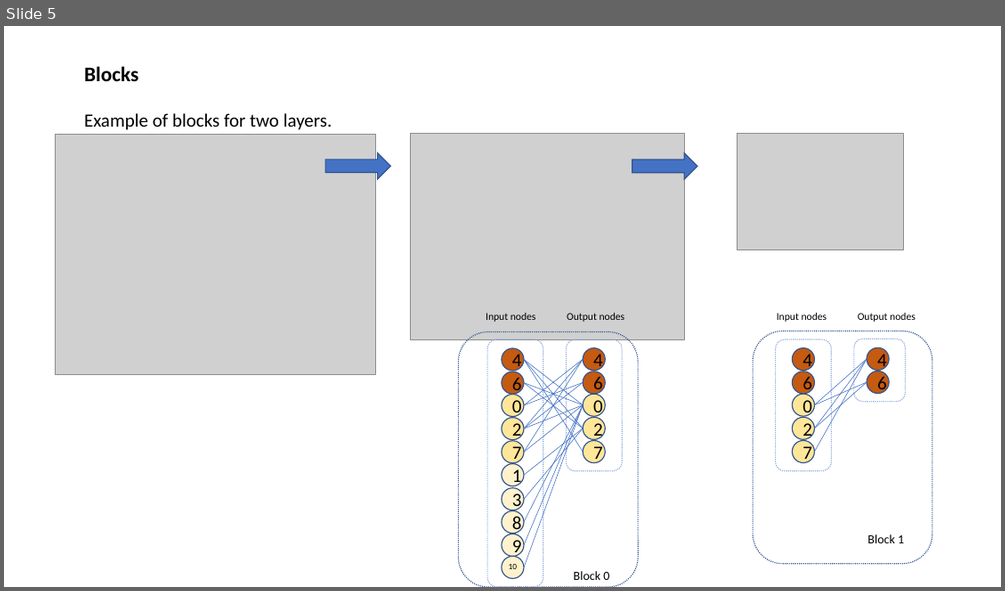
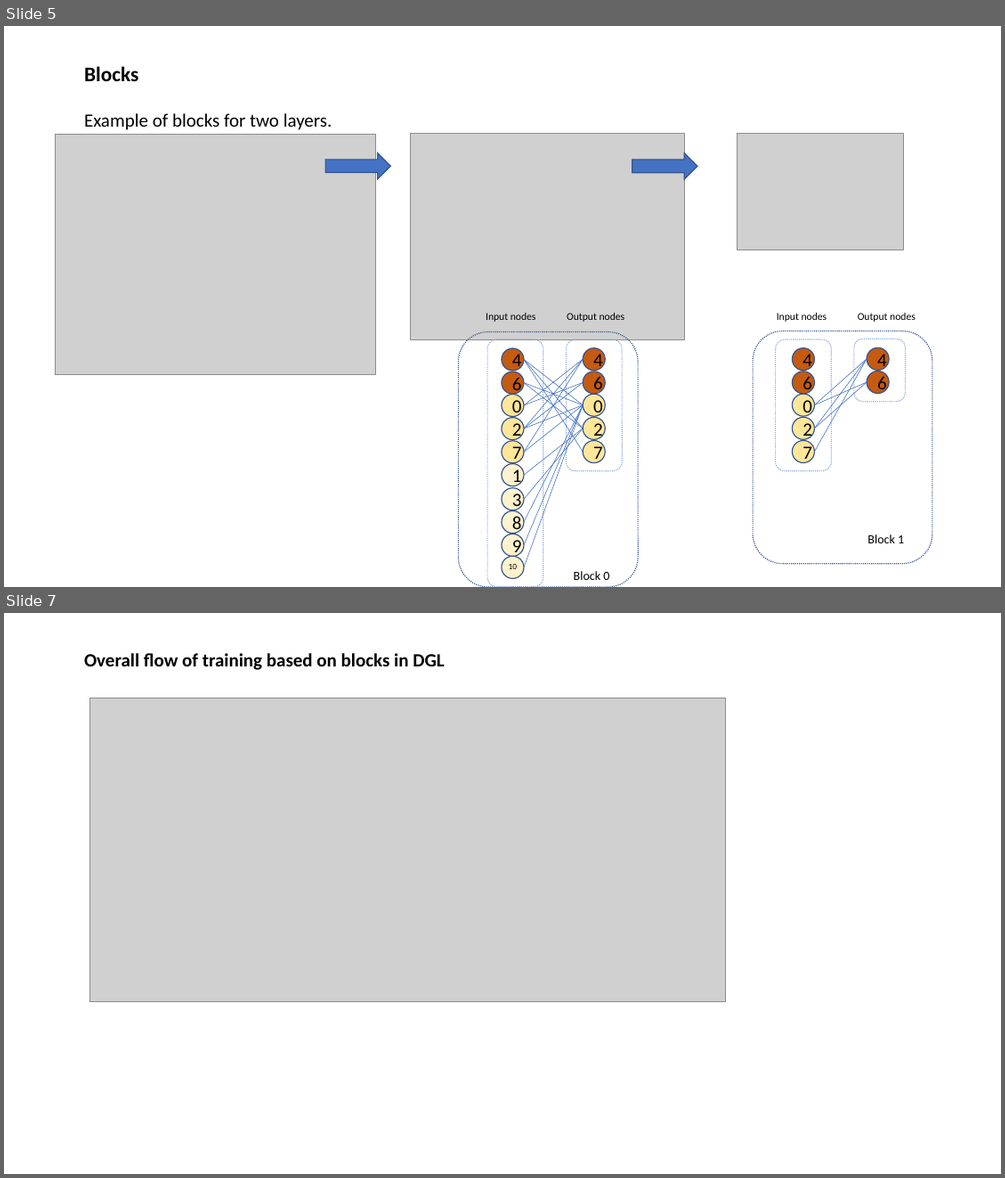
Before and after one commit to 596050/DGL_Internal_Workshop_April2020, a slide deck: Session07-batching_and_sampling_in_dgl.pptx. Shown one above the other, each under a label of ours: slide 5 before the commit, slides 5 and 7 after it; the slides between them are not shown. The pictures are 1005x591 and 1005x1178 pixels, drawn with LibreOffice and Linux fonts; fonts in the diff are those of the drawing; grey boxes stand for pictures. Boxes give left, top, right and bottom in pixels: in the first picture for what was removed or moved away, otherwise in the second. Text is boxed around its words. In the diff, an @@ line names an element or a change of style, - is before the commit and + after.

Commit message:
add program flow

```diff
--- a/Session07-batching_and_sampling_in_dgl.pptx
+++ b/Session07-batching_and_sampling_in_dgl.pptx
@@ slide 7 added at bbox=[4, 613, 1001, 1174], background #FFFFFF @@
@@ text added at bbox=[84, 653, 444, 670], 18 pt, text #000000, bold @@
+Overall flow of training based on blocks in DGL
@@ picture added at bbox=[89, 698, 725, 1002] @@
```
Also in this commit, not shown: 1 slide changed.
